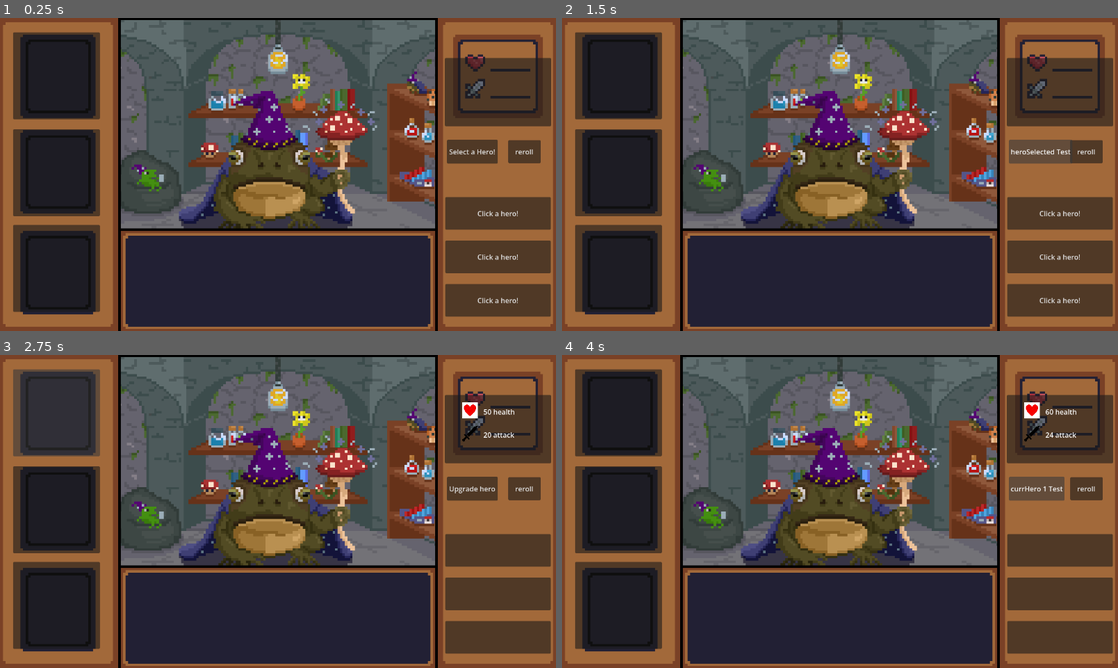
Above: before the commit, frames 1-4 (two rows, left to right).
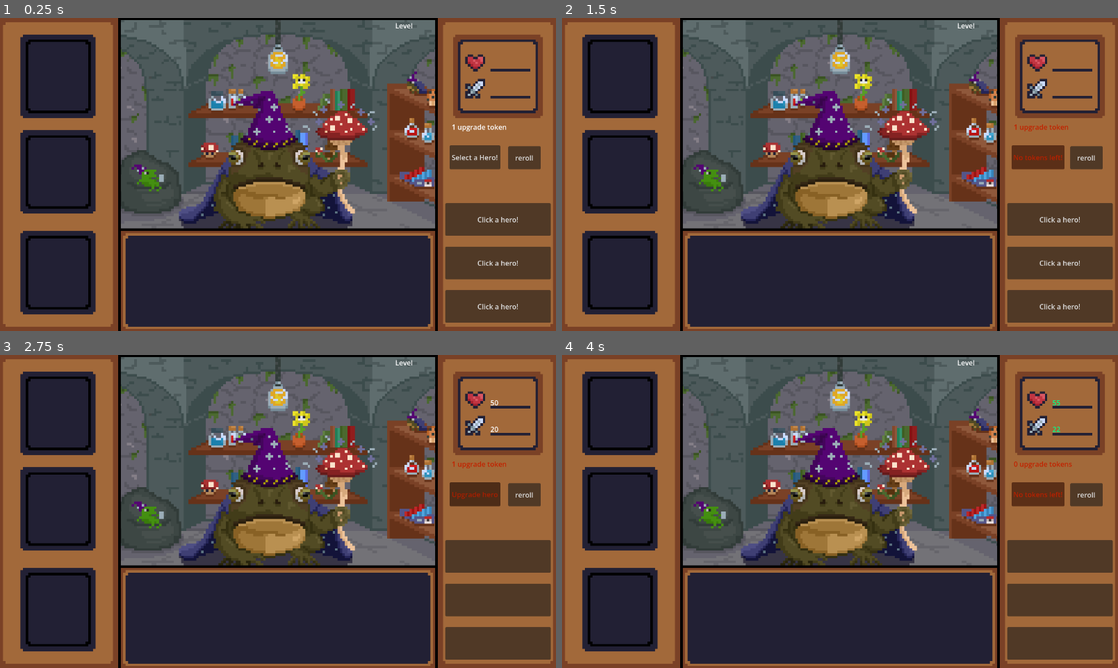
Above: after the commit, the same moments.

Repository: Kaeleb-Greene/dungeoneers-2
Game: Godot game, scene res://Scenes/shop.tscn
Same seed, same stepped clock (60 frames per second), same inputs: the game is played once before the commit and once after it. This scene is started directly instead of the project's main scene.
Inputs (mouse positions are in pixels of both pictures, inside the frame that each line leads up to):
- Up to frame 1 (0.25 s): no input
- Up to frame 2 (1.5 s): click "Select a Hero!" at 0.5 s; click "heroSelected Test" (after the commit: "No tokens left!") at 1.25 s
- Up to frame 3 (2.75 s): click (55, 411) at 2 s
- Up to frame 4 (4 s): click "Upgrade hero" at 2.75 s; click "currHero 1 Test" (after the commit: "Upgrade hero") at 3.5 s

The runs differ from the first frame. In frame 1, 9.8% of the frame differs, in the area x 2-100%, y 1-98%; in frame 2, 10%; in frame 3, 9.8%; in frame 4, 9.9%.

Commit message:
added upgrade tokens fixed the ui,
added upgrade tokens fixed the ui,

Diff:
--- a/Scenes/shop.tscn
+++ b/Scenes/shop.tscn
@@ -1,9 +1,7 @@
 [gd_scene format=3 uid="uid://bp347uortgpy5"]
 
 [ext_resource type="Script" uid="uid://b7fbg1vhs0ccs" path="res://Scripts/character_stats.gd" id="1_fgaav"]
-[ext_resource type="Script" uid="uid://0cv1xskgfvou" path="res://Scenes/shopUpgrades.gd" id="1_k6jq0"]
-[ext_resource type="Texture2D" uid="uid://kt8kslt44agj" path="res://Assets/Placeholders/placeholderSword.png" id="3_k6jq0"]
-[ext_resource type="Texture2D" uid="uid://o4s5bo78gru7" path="res://Assets/Placeholders/placeholderHealth.png" id="4_3ps1r"]
+[ext_resource type="Script" uid="uid://0cv1xskgfvou" path="res://Scripts/shopUpgrades.gd" id="1_k6jq0"]
 [ext_resource type="Script" uid="uid://1i8qswv7jw5u" path="res://Scripts/pause_ui.gd" id="4_8kdgp"]
 [ext_resource type="Texture2D" uid="uid://sdwygerucufs" path="res://Assets/KeyArt/ShopMenu.png" id="7_s8dlv"]
 [ext_resource type="PackedScene" uid="uid://d044th6buajhx" path="res://Scenes/shopkeeper.tscn" id="7_ymrm4"]
@@ -25,12 +23,53 @@
 scale = Vector2(5.753, 5.641)
 texture = ExtResource("8_s8dlv")
 
+[node name="characterStats" type="Panel" parent="." unique_id=194009719]
+self_modulate = Color(1, 1, 1, 0)
+offset_left = 400.0
+offset_top = -300.0
+offset_right = 613.0
+offset_bottom = -143.0
+script = ExtResource("1_fgaav")
+
+[node name="upgradeHero" type="Button" parent="characterStats" unique_id=407854011]
+layout_mode = 0
+offset_left = -5.0
+offset_top = 233.0
+offset_right = 112.0
+offset_bottom = 288.0
+text = "Select a Hero!"
+
+[node name="healthStat" type="Label" parent="characterStats" unique_id=1732561295]
+layout_mode = 0
+offset_left = 89.0
+offset_top = 28.0
+offset_right = 242.0
+offset_bottom = 72.0
+vertical_alignment = 1
+
+[node name="attackStat" type="Label" parent="characterStats" unique_id=1097841547]
+layout_mode = 0
+offset_left = 89.0
+offset_top = 89.0
+offset_right = 242.0
+offset_bottom = 133.0
+vertical_alignment = 1
+
+[node name="upgradeTokens" type="Label" parent="characterStats" unique_id=512113114]
+layout_mode = 1
+anchors_preset = -1
+anchor_bottom = 0.5
+offset_top = 179.0
+offset_right = 76.0
+offset_bottom = 138.5
+text = "1 upgrade token"
+
 [node name="upgrades" type="Panel" parent="." unique_id=1164472576]
 process_mode = 3
 self_modulate = Color(1, 1, 1, 0)
 offset_left = 362.0
-offset_top = -298.0
-offset_right = 674.0
+offset_top = -284.0
+offset_right = 367.0
 script = ExtResource("1_k6jq0")
 
 [node name="abilityUpgrade1" type="Button" parent="upgrades" unique_id=418779002]
@@ -66,71 +105,24 @@
 text = "reroll
 "
 
-[node name="characterStats" type="Panel" parent="upgrades" unique_id=194009719]
-layout_mode = 0
-offset_left = 22.0
-offset_top = 30.0
-offset_right = 267.0
-offset_bottom = 187.0
-script = ExtResource("1_fgaav")
-
-[node name="upgradeHero" type="Button" parent="upgrades/characterStats" unique_id=407854011]
-layout_mode = 0
-offset_left = 5.0
-offset_top = 188.0
-offset_right = 122.0
-offset_bottom = 243.0
-text = "Select a Hero!"
-
-[node name="healthStat" type="Label" parent="upgrades/characterStats" unique_id=1732561295]
-visible = false
-layout_mode = 0
-offset_left = 89.0
-offset_top = 17.0
-offset_right = 242.0
-offset_bottom = 61.0
-text = "____  health"
-vertical_alignment = 1
-
-[node name="attackStat" type="Label" parent="upgrades/characterStats" unique_id=1097841547]
-visible = false
-layout_mode = 0
-offset_left = 89.0
-offset_top = 70.0
-offset_right = 242.0
-offset_bottom = 114.0
-text = "_____ attack"
-vertical_alignment = 1
-
-[node name="attackImage" type="TextureRect" parent="upgrades/characterStats" unique_id=326589148]
-visible = false
-layout_mode = 0
-offset_left = 40.0
-offset_top = 70.0
-offset_right = 76.0
-offset_bottom = 107.0
-texture = ExtResource("3_k6jq0")
-expand_mode = 1
-
-[node name="healthImage" type="TextureRect" parent="upgrades/characterStats" unique_id=1615968802]
-visible = false
-layout_mode = 0
-offset_left = 40.0
-offset_top = 17.0
-offset_right = 76.0
-offset_bottom = 54.0
-texture = ExtResource("4_3ps1r")
-expand_mode = 1
+[node name="levelCounter" type="Label" parent="upgrades" unique_id=2130132424]
+layout_mode = 0
+offset_left = -92.0
+offset_top = -70.0
+offset_right = -4.0
+offset_bottom = -23.0
+text = "Level"
 
 [node name="heroes" type="Panel" parent="." unique_id=549266114]
 process_mode = 3
 self_modulate = Color(1, 1, 1, 0)
 offset_left = -640.0
 offset_top = -334.0
-offset_right = -39.0
+offset_right = -404.0
 offset_bottom = -18.0
 
 [node name="hero1" type="Button" parent="heroes" unique_id=710269995]
+self_modulate = Color(1, 1, 1, 0)
 layout_mode = 0
 offset_left = 30.0
 offset_top = 7.0
@@ -138,6 +130,7 @@
 offset_bottom = 207.0
 
 [node name="hero2" type="Button" parent="heroes" unique_id=1474747319]
+self_modulate = Color(1, 1, 1, 0)
 layout_mode = 0
 offset_left = 30.0
 offset_top = 230.0
@@ -145,6 +138,7 @@
 offset_bottom = 430.0
 
 [node name="hero3" type="Button" parent="heroes" unique_id=1151627383]
+self_modulate = Color(1, 1, 1, 0)
 layout_mode = 0
 offset_left = 30.0
 offset_top = 450.0
@@ -301,17 +295,18 @@
 horizontal_alignment = 1
 vertical_alignment = 1
 
-[connection signal="mouse_entered" from="upgrades/characterStats/upgradeHero" to="upgrades/characterStats" method="_on_upgrade_hero_mouse_entered"]
-[connection signal="pressed" from="upgrades/characterStats/upgradeHero" to="upgrades" method="_on_upgrade_hero_pressed"]
-[connection signal="pressed" from="upgrades/characterStats/upgradeHero" to="upgrades/characterStats" method="_on_upgrade_hero_pressed"]
-[connection signal="mouse_entered" from="upgrades/characterStats/healthStat" to="upgrades/characterStats" method="_on_health_stat_mouse_entered"]
+[connection signal="mouse_entered" from="characterStats/upgradeHero" to="characterStats" method="_on_upgrade_hero_mouse_entered"]
+[connection signal="mouse_exited" from="characterStats/upgradeHero" to="characterStats" method="_on_upgrade_hero_mouse_exited"]
+[connection signal="pressed" from="characterStats/upgradeHero" to="characterStats" method="_on_upgrade_hero_pressed"]
+[connection signal="pressed" from="characterStats/upgradeHero" to="upgrades" method="_on_upgrade_hero_pressed"]
+[connection signal="mouse_entered" from="characterStats/healthStat" to="characterStats" method="_on_health_stat_mouse_entered"]
+[connection signal="pressed" from="heroes/hero1" to="characterStats" method="_on_hero_1_pressed"]
 [connection signal="pressed" from="heroes/hero1" to="upgrades" method="_on_hero_1_pressed"]
-[connection signal="pressed" from="heroes/hero1" to="upgrades/characterStats" method="_on_hero_1_pressed"]
+[connection signal="pressed" from="heroes/hero2" to="characterStats" method="_on_hero_2_pressed"]
 [connection signal="pressed" from="heroes/hero2" to="upgrades" method="_on_hero_2_pressed"]
-[connection signal="pressed" from="heroes/hero2" to="upgrades/characterStats" method="_on_hero_2_pressed"]
+[connection signal="pressed" from="heroes/hero3" to="characterStats" method="_on_hero_3_pressed"]
 [connection signal="pressed" from="heroes/hero3" to="upgrades" method="_on_hero_3_pressed"]
-[connection signal="pressed" from="heroes/hero3" to="upgrades/characterStats" method="_on_hero_3_pressed"]
 [connection signal="pressed" from="pauseUI/pauseMenu/Panel/Options" to="pauseUI" method="_on_options_pressed"]
 [connection signal="pressed" from="pauseUI/pauseMenu/Panel/Exit" to="pauseUI" method="_on_exit_pressed"]
-[connection signal="pressed" from="pauseUI/pauseMenu/Panel/ResumeButton" to="upgrades/characterStats" method="_on_resume_button_pressed"]
+[connection signal="pressed" from="pauseUI/pauseMenu/Panel/ResumeButton" to="characterStats" method="_on_resume_button_pressed"]
 [connection signal="pressed" from="pauseUI/pauseMenu/Panel/ResumeButton" to="pauseUI" method="_on_resume_button_pressed"]
--- a/Scripts/character_stats.gd
+++ b/Scripts/character_stats.gd
@@ -2,10 +2,9 @@
 
 @onready var upgrade_Hero = $upgradeHero
 @onready var health_stat = $healthStat
-@onready var healthImg = $healthImage
 @onready var attackStat = $attackStat
-@onready var attackimage = $attackImage
 
+var upgradeToken = 1
 var currHero = 0
 var hero1Health :int = 50
 var hero1Attack :int = 20
@@ -20,58 +19,65 @@
 
 
 func _on_hero_1_pressed() -> void:
-	$healthStat.text = str(hero1Health) + " health"
-	$attackStat.text = str(hero1Attack) + " attack"
+	$healthStat.text = str(hero1Health)
+	$attackStat.text = str(hero1Attack)
 	$upgradeHero.text = "Upgrade hero"
 	currHero = 1
 	health_stat.show()
 	attackStat.show()
-	attackimage.show()
-	healthImg.show()
 
 
 
 func _on_hero_2_pressed() -> void:
-	$healthStat.text = str(hero2Health) + " health"
-	$attackStat.text = str(hero2Attack) + " attack"
+	$healthStat.text = str(hero2Health)
+	$attackStat.text = str(hero2Attack)
 	currHero = 2
 	$upgradeHero.text = "Upgrade hero"
 	health_stat.show()
 	attackStat.show()
-	attackimage.show()
-	healthImg.show()
 
 func _on_hero_3_pressed() -> void:
-	$healthStat.text = str(hero3Health) + " health"
-	$attackStat.text = str(hero3Attack) + " attack"
+	$healthStat.text = str(hero3Health)
+	$attackStat.text = str(hero3Attack)
 	currHero = 3
 	$upgradeHero.text = "Upgrade hero"
 	health_stat.show()
 	attackStat.show()
-	attackimage.show()
-	healthImg.show()
+
 
 
 func _on_upgrade_hero_pressed() -> void:
 	if heroSelected == 0:
-		$upgradeHero.text = "heroSelected Test"
-		print(currHero)
-		if currHero == 1:
-			$upgradeHero.text = "currHero 1 Test"
+		if currHero == 1 && upgradeToken == 1:
 			hero1Health = hero1Health * 1.10
 			hero1Attack = hero1Attack * 1.10
-			$attackStat.text = str(hero1Attack) + " attack"
-			$healthStat.text = str(hero1Health) + " health"
-		elif currHero == 2:
-			$upgradeHero.text = "currhero 2 test"
-			$attackStat.text = str(hero2Attack * 1.10) + " attack"
-			$healthStat.text = str(hero2Health * 1.10) + " health"
-		elif currHero == 3:
-			$upgradeHero.text = "currHero 3 test"
-			$attackStat.text = str(hero3Attack * 1.10) + " attack"
-			$healthStat.text = str(hero3Health * 1.10) + " health"
+			$attackStat.text = str(hero1Attack)
+			$healthStat.text = str(hero1Health)
+			upgradeToken = 0
+			$upgradeTokens.text = str(upgradeToken) + " upgrade tokens"
+		elif currHero == 2 && upgradeToken == 1:
+			$attackStat.text = str(hero2Attack * 1.10)
+			$healthStat.text = str(hero2Health * 1.10)
+			upgradeToken = 0
+			$upgradeTokens.text = str(upgradeToken) + " upgrade tokens"
+		elif currHero == 3 && upgradeToken == 1:
+			$attackStat.text = str(hero3Attack * 1.10)
+			$healthStat.text = str(hero3Health * 1.10)
+			upgradeToken = 0
+			$upgradeTokens.text = str(upgradeToken) + " upgrade tokens"
 			#make the upgrade button red or maybe a breaking animation?
 		else:
+			$upgradeHero.text = "No tokens left!"
+			$upgradeTokens.modulate = Color("c22200")
+			$upgradeHero.modulate = Color("c22200")
+			await get_tree().create_timer(1.0).timeout
+			$upgradeTokens.modulate = Color("ffff")
+			await get_tree().create_timer(1.0).timeout
+			$upgradeTokens.modulate = Color("c22200")
+			await get_tree().create_timer(1.0).timeout
+			$upgradeTokens.modulate = Color("ffff")
+			$upgradeHero.modulate = Color("ffff")
+			$upgradeHero.text = "Upgrade hero"
 			pass # raise an error
 	else:
 		$upgradeHero.text = "Select a Hero!"
@@ -83,12 +89,37 @@
 #MAKE THIS GREEN AND UNDO AFTER HOVER
 
 func _on_upgrade_hero_mouse_entered() -> void:
+	if currHero == 1 && upgradeToken == 1:
+		$attackStat.text = str(hero1Attack * 1.10)
+		$healthStat.text = str(hero1Health * 1.10)
+		$attackStat.modulate = Color("00ff8c")
+		$healthStat.modulate = Color("00ff8c")
+	if currHero == 2 && upgradeToken == 1:
+		$attackStat.text = str(hero2Attack * 1.10)
+		$healthStat.text = str(hero2Health * 1.10)
+		$attackStat.modulate = Color("00ff8c")
+		$healthStat.modulate = Color("00ff8c")
+	if currHero == 3 && upgradeToken == 1:
+		$attackStat.text = str(hero2Attack * 1.10)
+		$healthStat.text = str(hero2Health * 1.10)
+		$attackStat.modulate = Color("00ff8c")
+		$healthStat.modulate = Color("00ff8c")
+
+
+
+func _on_upgrade_hero_mouse_exited() -> void:
 	if currHero == 1:
-		$attackStat.text = str(hero1Attack * 1.10) + " attack"
-		$healthStat.text = str(hero1Health * 1.10) + " health"
+		$attackStat.text = str(hero1Attack)
+		$healthStat.text = str(hero1Health)
+		$attackStat.modulate = Color("ffffff")
+		$healthStat.modulate = Color("ffffff")
 	if currHero == 2:
-		$attackStat.text = str(hero2Attack * 1.10) + " attack"
-		$healthStat.text = str(hero2Health * 1.10) + " health"
+		$attackStat.text = str(hero2Attack)
+		$healthStat.text = str(hero2Health)
+		$attackStat.modulate = Color("ffffff")
+		$healthStat.modulate = Color("ffffff")
 	if currHero == 3:
-		$attackStat.text = str(hero2Attack * 1.10) + " attack"
-		$healthStat.text = str(hero2Health * 1.10) + " health"
+		$attackStat.text = str(hero2Attack)
+		$healthStat.text = str(hero2Health)
+		$attackStat.modulate = Color("ffffff")
+		$healthStat.modulate = Color("ffffff")
--- a/project.godot
+++ b/project.godot
@@ -42,6 +42,11 @@
 "events": [Object(InputEventKey,"resource_local_to_scene":false,"resource_name":"","device":-1,"window_id":0,"alt_press …(195 unchanged characters)…
 ]
 }
+pause={
+"deadzone": 0.2,
+"events": [Object(InputEventKey,"resource_local_to_scene":false,"resource_name":"","device":16,"window_id":0,"alt_pressed":false,"shift_pressed":false,"ctrl_pressed":false,"meta_pressed":false,"pressed":false,"keycode":0,"physical_keycode":4194305,"key_label":0,"unicode":0,"location":0,"echo":false,"script":null)
+]
+}
 
 [physics]
 
